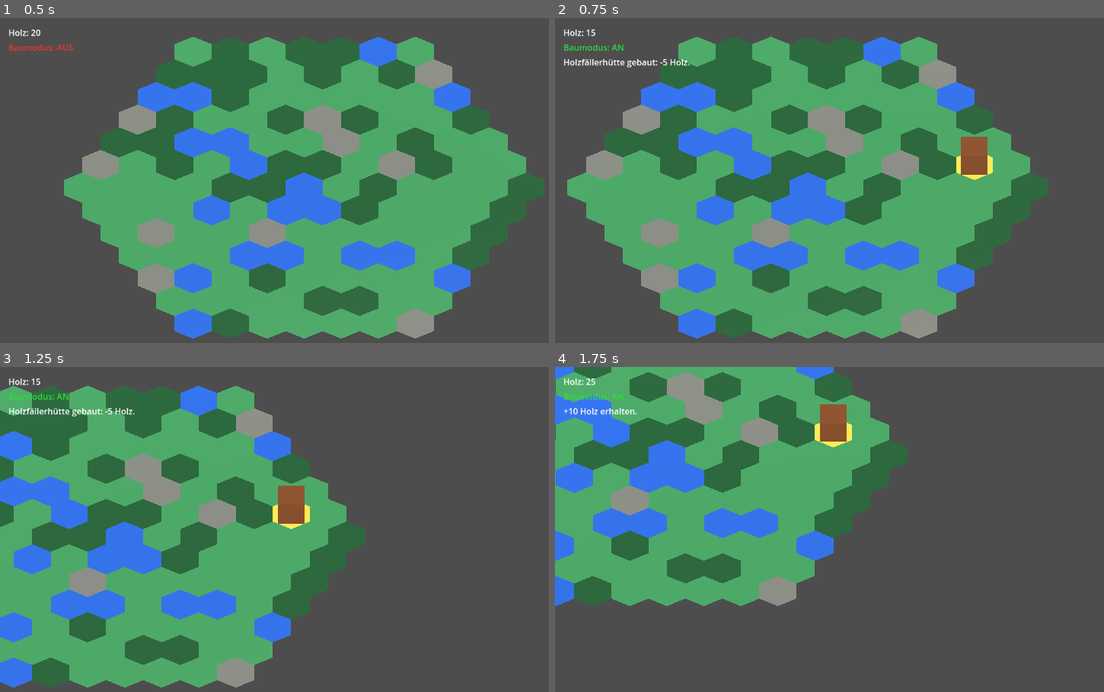
Above: before the commit, frames 1-4 (two rows, left to right).
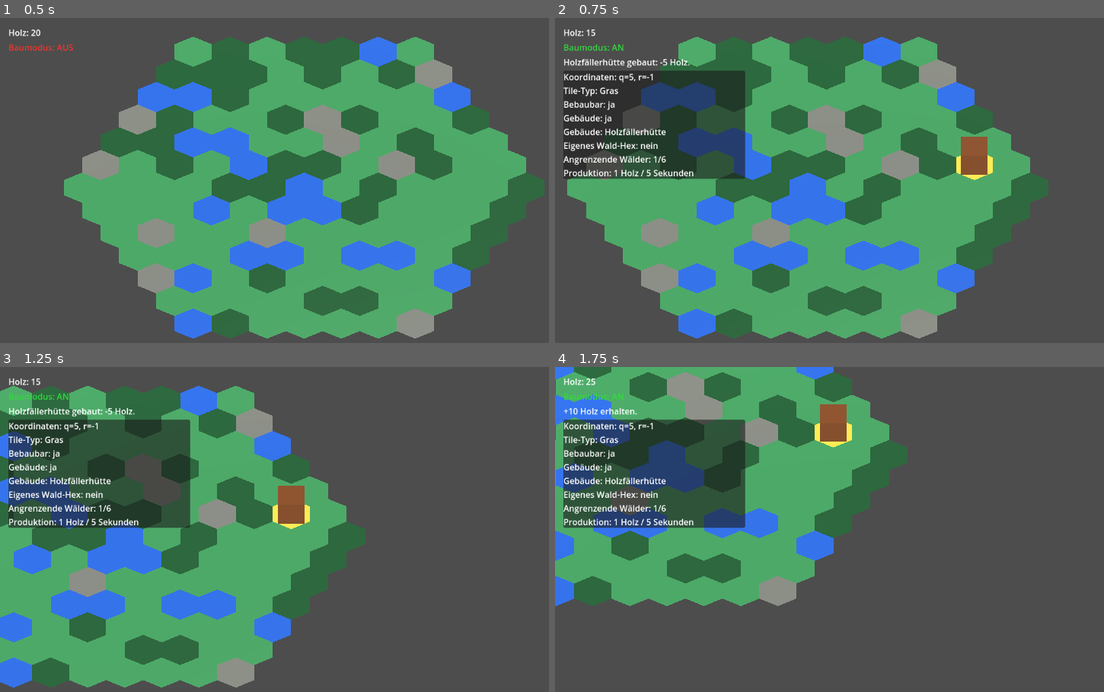
Above: after the commit, the same moments.

Repository: Ranu4922/CodexGame
Game: Godot game, scene res://scenes/Main.tscn
The game is run twice, just before and just after one commit, with the same random seed, the same clock (stepped at 60 frames per second) and the same inputs.
Inputs (mouse positions are in pixels of both pictures, inside the frame that each line leads up to):
- Up to frame 1 (0.5 s): no input
- Up to frame 2 (0.75 s): tap Enter at 0.5 s; move the mouse to (994, 170) at 0.52 s; hold D from 0.53 s (still down); tap B at 0.6 s; click (994, 170) at 0.67 s
- Up to frame 3 (1.25 s): keep holding D
- Up to frame 4 (1.75 s): move the mouse to (736, 555) at 1.27 s; release D at 1.28 s; hold S from 1.28 s (still down); tap R at 1.35 s

Frame 1 is identical in both runs. In frame 2, 11% of the frame differs, in the area x 1-35%, y 16-50%; in frame 3, 11%; in frame 4, 11%.

Commit message:
Show selected hex details in panel

Diff:
--- a/scripts/game_world.gd
+++ b/scripts/game_world.gd
@@ -3,17 +3,22 @@
 @onready var hex_grid: Node3D = $HexGrid
 @onready var build_mode_label: Label = $CanvasLayer/BuildModeLabel
 @onready var resource_label: Label = $CanvasLayer/ResourceLabel
-@onready var coordinate_label: Label = $CanvasLayer/CoordinateLabel
 @onready var message_label: Label = $CanvasLayer/MessageLabel
+@onready var info_panel: PanelContainer = $CanvasLayer/InfoPanel
+@onready var info_label: Label = $CanvasLayer/InfoPanel/InfoLabel
+
+var message_version: int = 0
 
 
 func _ready() -> void:
 	hex_grid.hex_selected.connect(_on_hex_selected)
+	hex_grid.selection_cleared.connect(_on_selection_cleared)
 	hex_grid.build_mode_changed.connect(_on_build_mode_changed)
 	hex_grid.wood_changed.connect(_on_wood_changed)
 	hex_grid.message_changed.connect(_on_message_changed)
 	_on_build_mode_changed(false)
 	_on_wood_changed(hex_grid.wood)
+	_on_selection_cleared()
 
 
 func _on_hex_selected(
@@ -22,23 +27,34 @@
 	tile_type: String,
 	buildable: bool,
 	has_building: bool,
+	building_name: String,
 	own_forest: bool,
 	adjacent_forests: int,
 	production: int
 ) -> void:
 	var buildable_text: String = "ja" if buildable else "nein"
 	var building_text: String = "ja" if has_building else "nein"
-	var own_forest_text: String = "ja" if own_forest else "nein"
-	coordinate_label.text = "Hex: q=%d, r=%d | Typ: %s | Bebaubar: %s | Gebäude: %s | Eigenes Wald-Hex: %s | Angrenzende Wälder: %d/6 | Produktion: %d Holz pro 5 Sekunden" % [
-		q,
-		r,
-		tile_type,
-		buildable_text,
-		building_text,
-		own_forest_text,
-		adjacent_forests,
-		production
-	]
+	var lines: PackedStringArray = PackedStringArray([
+		"Koordinaten: q=%d, r=%d" % [q, r],
+		"Tile-Typ: %s" % tile_type,
+		"Bebaubar: %s" % buildable_text,
+		"Gebäude: %s" % building_text,
+	])
+
+	if has_building and building_name == "Holzfällerhütte":
+		var own_forest_text: String = "ja" if own_forest else "nein"
+		lines.append("Gebäude: Holzfällerhütte")
+		lines.append("Eigenes Wald-Hex: %s" % own_forest_text)
+		lines.append("Angrenzende Wälder: %d/6" % adjacent_forests)
+		lines.append("Produktion: %d Holz / 5 Sekunden" % production)
+
+	info_label.text = "\n".join(lines)
+	info_panel.visible = true
+
+
+func _on_selection_cleared() -> void:
+	info_panel.visible = false
+	info_label.text = ""
 
 
 func _on_build_mode_changed(enabled: bool) -> void:
@@ -54,4 +70,13 @@
 
 
 func _on_message_changed(text: String) -> void:
+	message_version += 1
+	var current_version: int = message_version
 	message_label.text = text
+	_clear_message_after_delay(current_version)
+
+
+func _clear_message_after_delay(version: int) -> void:
+	await get_tree().create_timer(2.0).timeout
+	if version == message_version:
+		message_label.text = ""
